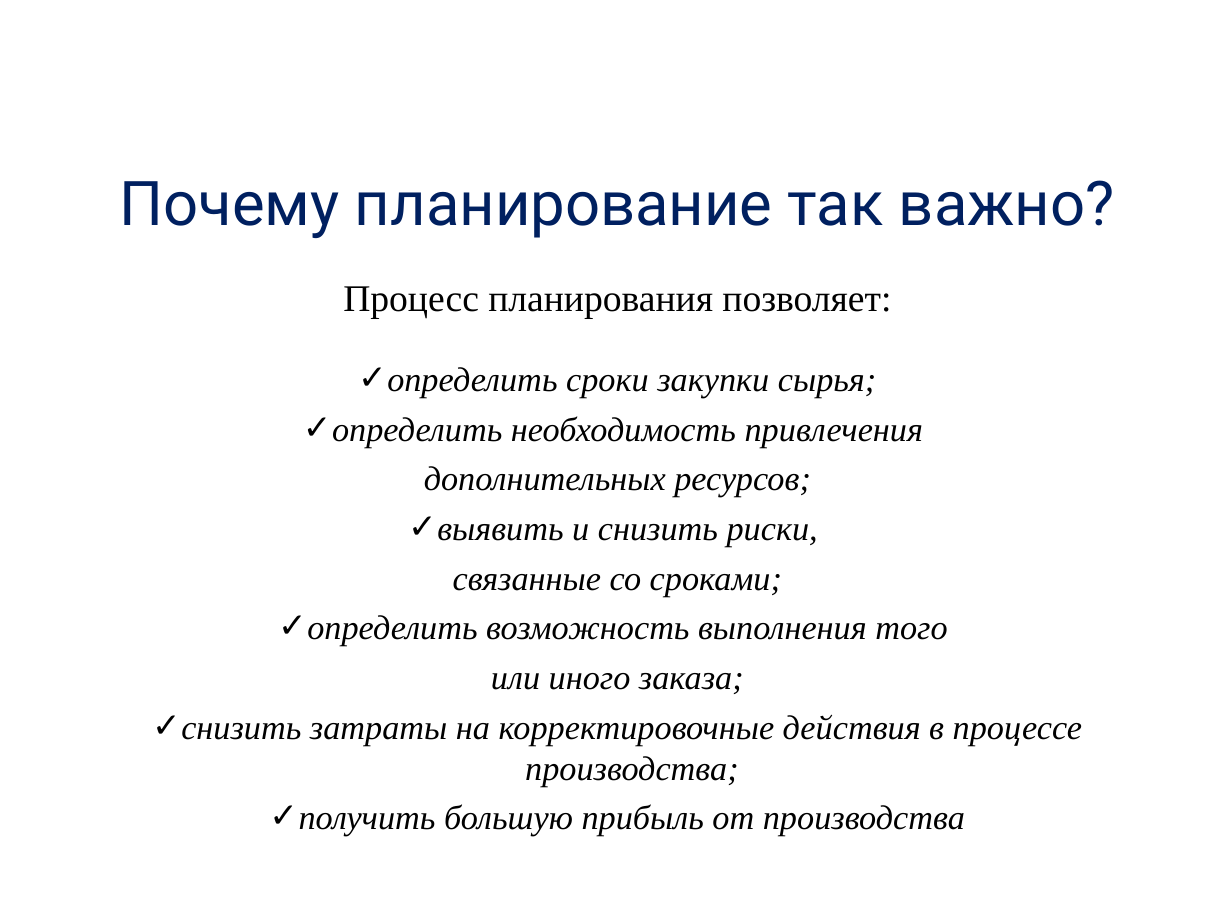
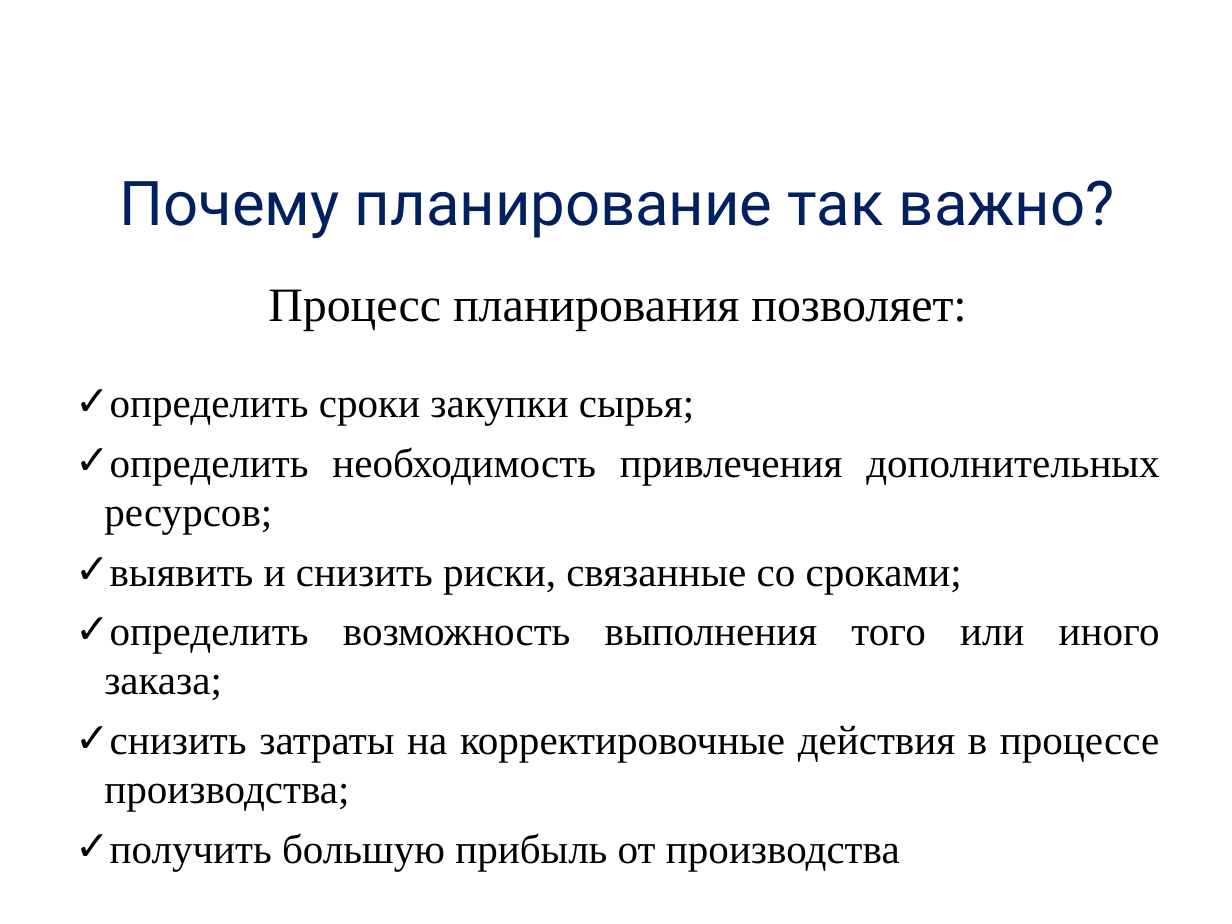
Before and after one commit to alexdegtev/SchedulerTask, a slide deck: slide 2 of Docs/presentation.ppt. Drawn at 1232x924 pixels with LibreOffice and Linux fonts; fonts in the diff are those of the drawing; background and template pictures are left out. Boxes give left, top, right and bottom in pixels: in the first picture for what was removed or moved away, otherwise in the second. Text is boxed around its words. In the diff, an @@ line names an element or a change of style, - is before the commit and + after.

```diff
--- a/Docs/presentation.ppt
+++ b/Docs/presentation.ppt
@@ text at (104,289,1159,871): size 22 to 28 pt in "Процесс планирования позволяет:"; size 20 to 24 pt, italic off in "определить сроки закупки сырья;", "снизить затраты на корректировочные действия в процессе ...", "получить большую прибыль от производства"; more space between paragraphs; alignment centre to justified @@
@@ text at (104,447,1160,700): text changed; size 20 to 24 pt; italic off @@
-✓ определить необходимость привлечения
-дополнительных ресурсов;
-✓ выявить и снизить риски,
-связанные со сроками;
-✓ определить возможность выполнения того
-или иного заказа;
+✓ определить необходимость привлечения дополнительных ресурсов;
+✓ выявить и снизить риски, связанные со сроками;
+✓ определить возможность выполнения того или иного заказа;
```
Also in this commit, not shown: 6 other slides changed, 1 slide added, 1 slide removed, 25 other files.
